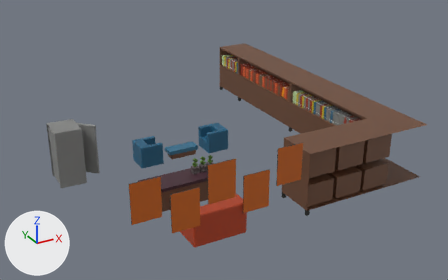
The FBX model Assets/3D_Models/Levels/bossin.fbx: old version first, new version second.
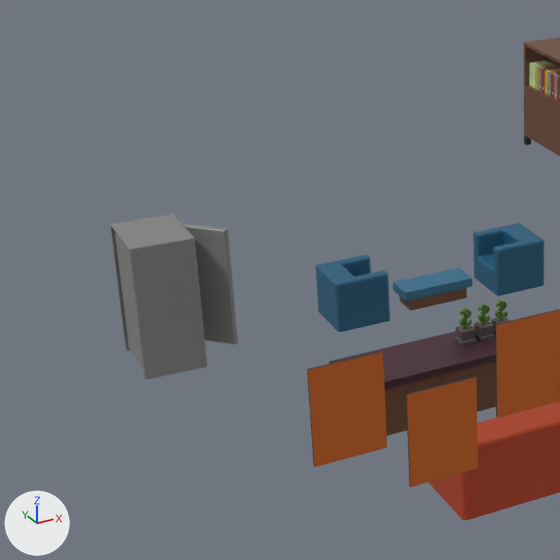
Old and new are each drawn whole from a camera (50 mm lens) standing at (-17.0, -44.8, 17.5) and looking at (1.2, -11.8, 1.0) and again close up on the part from 0% to 52% of the width and 10% to 94% of the height. Arrows for +X, +Y and +Z are at lower left; the lights stay in place. Where no turn or scale is listed for an object, it has been applied to the vertices. Vertices at the same position are counted once.

The first close-up shows 'bossin', 'bossin2', 'bossin2.001', 'bossin2.002'.
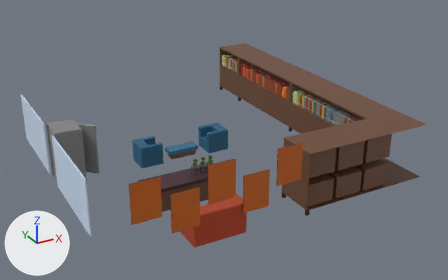
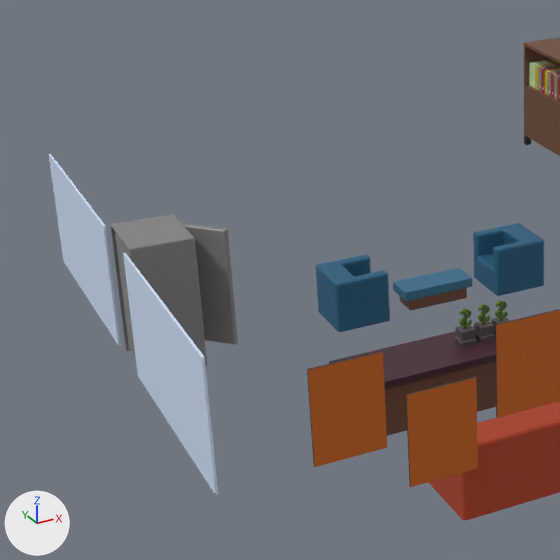
Pixel boxes [x1, y1, x2, y2] of what changed, in the close-ups (560 x 560 px):
'bossin', reshaped: before [111, 37, 560, 520]; after [49, 37, 560, 520]
part 1 of me_bossin, added: after [49, 154, 218, 495]

Diff of the bpy script that builds the scene:
```diff
--- a/Assets/3D_Models/Levels/bossin.fbx.py
+++ b/Assets/3D_Models/Levels/bossin.fbx.py
@@ mat_glass @@
+mat_glass = principled_material('glass')
+mat_glass.base_color = (0.665, 0.809, 1.0)  # blue #d5e8ff
@@ me_bossin @@
 # used by ob_bossin; location = (0.0, 0.0, 0.0)
-me_bossin.from_pydata(...)  # 10795 vertices, 10615 faces; spans x -9.7..9.7, y -21.0..0.0, z 0.0..4.5
+me_bossin.from_pydata(...)  # 10811 vertices, 10627 faces; spans x -9.9..9.7, y -21.0..0.0, z 0.0..4.5
+# me_bossin part 1
+# 16 vertices are added at x -9.9..-9.8, y -17.7..-3.3, z 0.2..3.5
+# 12 new faces join them, mat_glass (blue #d5e8ff)
 me_bossin.materials.append(mat_mainmat)
-me_bossin.materials.append(mat_mainmat_006)  # picture img_imphenziapalette01_png
-me_bossin.materials.append(mat_mainmat_005)  # picture img_imphenziapalette01_png
-me_bossin.materials.append(mat_mainmat_009)  # picture img_imphenziapalette01_png
-me_bossin.materials.append(mat_mainmat_008)  # picture img_imphenziapalette01_png
+me_bossin.materials.append(mat_glass)  # blue #d5e8ff
```
